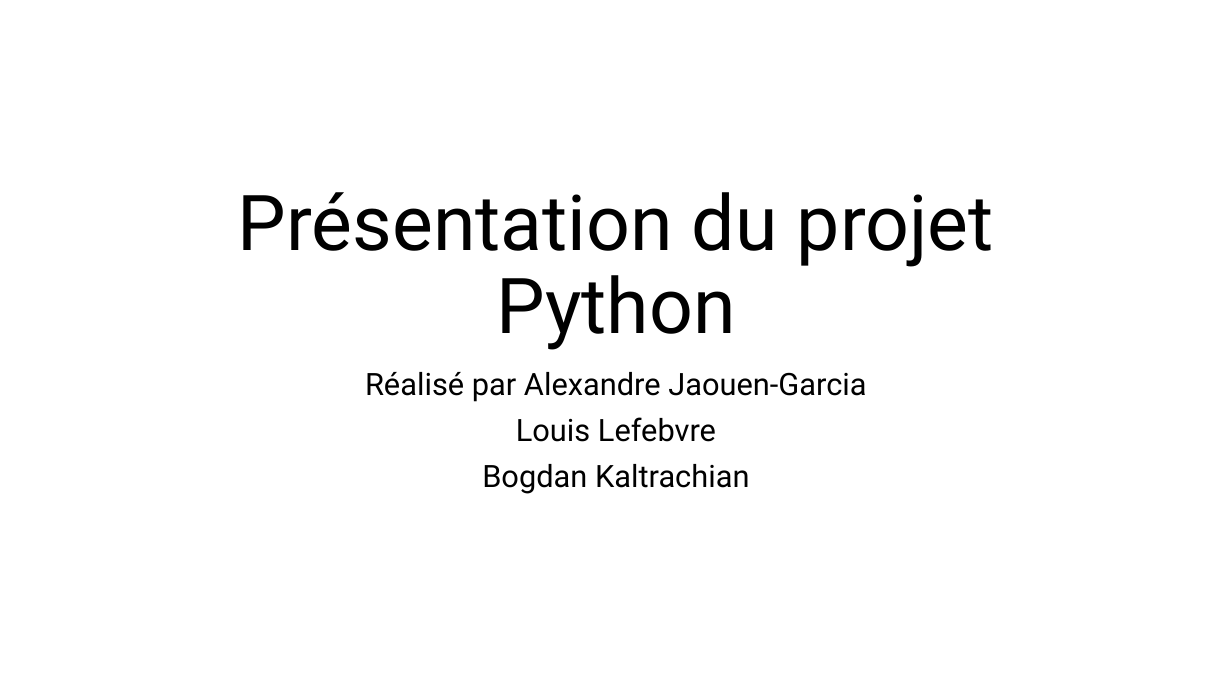
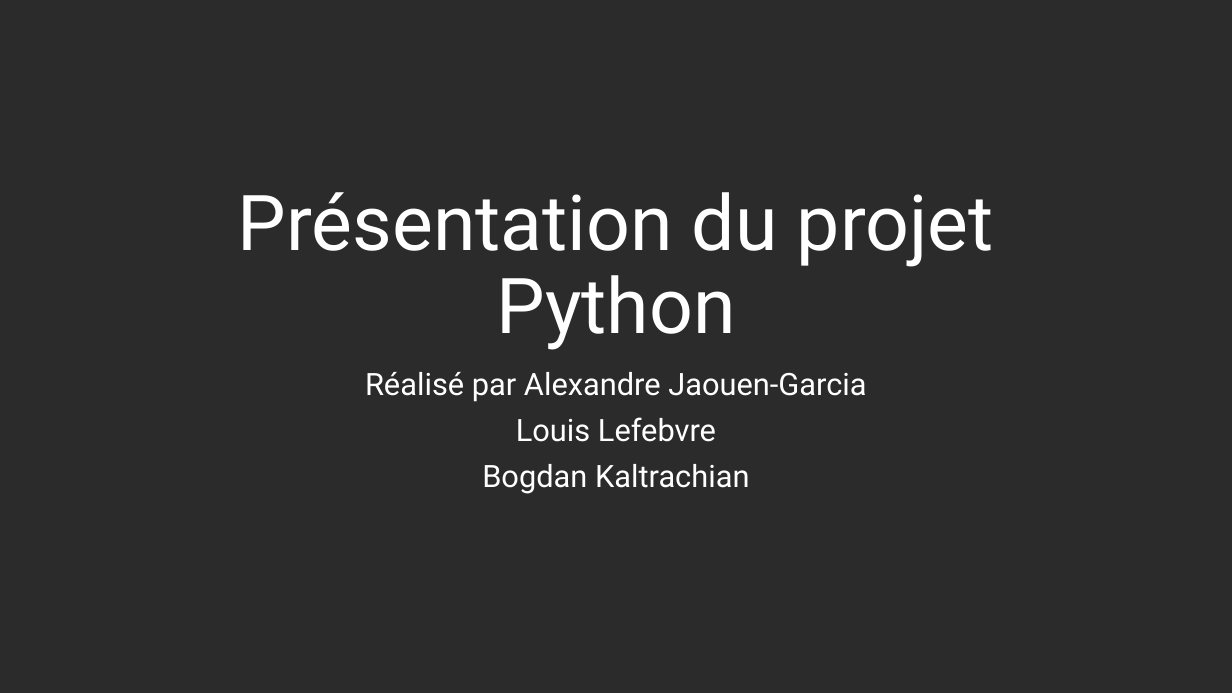
Before and after one commit to louislefebvre12/2025_2026_nsi_1e02_projet2_gp7, a slide deck: slide 1 of Présentation_du_projet_Python.pptx. Drawn at 1232x693 pixels with LibreOffice and Linux fonts; fonts in the diff are those of the drawing; background and template pictures are left out; a plain dark background stands for a picture behind light text. Boxes give left, top, right and bottom in pixels: in the first picture for what was removed or moved away, otherwise in the second. Text is boxed around its words. In the diff, an @@ line names an element or a change of style, - is before the commit and + after.

```diff
--- a/Présentation_du_projet_Python.pptx
+++ b/Présentation_du_projet_Python.pptx
@@ background #FFFFFF to picture (left out) @@
@@ title "Présentation du projet Python" at (238, 192, 994, 350): text colour #000000 to #FFFFFF @@
@@ subtitle "Réalisé par Alexandre Jaouen-Garcia" at (365, 372, 866, 494): text colour #000000 to #FFFFFF @@
```
Also in this commit, not shown: 3 other slides changed.
